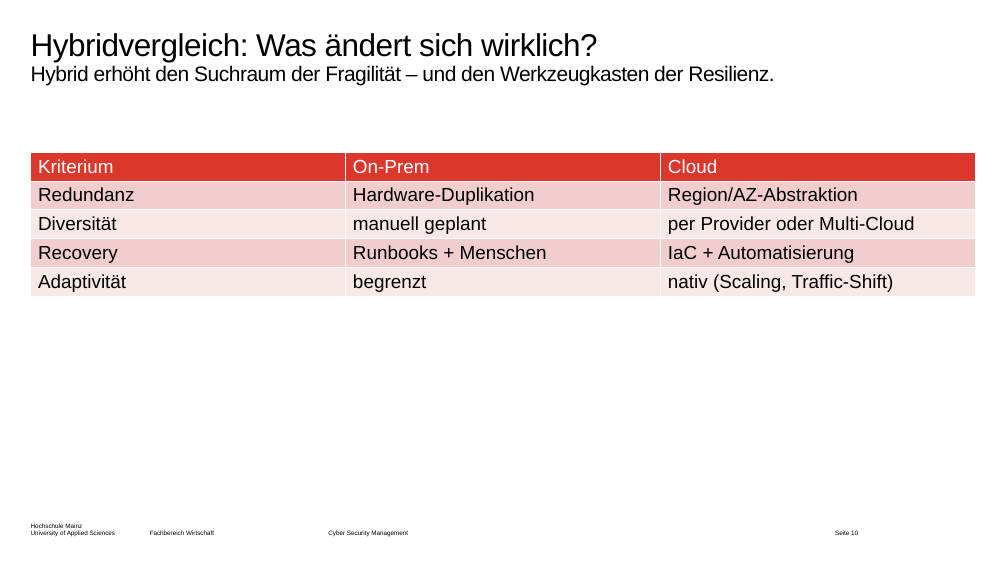
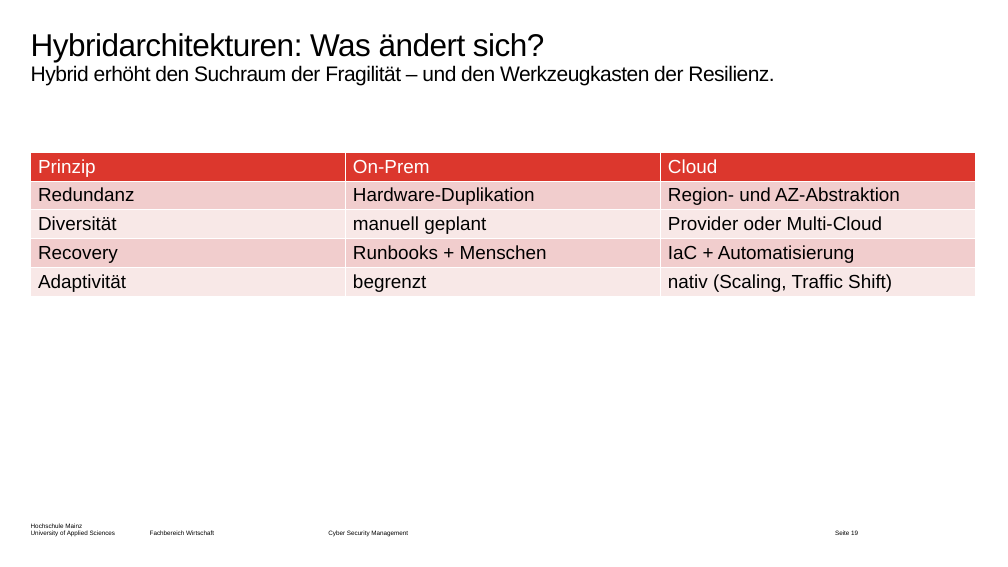
Before and after one commit to dlo-delphi/csm-cyber_resilienz-quarto, a slide deck: slide 19 of Präsentationen/Termin-03/_powerpoint/main.pptx (slide 10 before the commit). Drawn at 1008x567 pixels with LibreOffice and Linux fonts; fonts in the diff are those of the drawing; background and template pictures are left out. Boxes give left, top, right and bottom in pixels: in the first picture for what was removed or moved away, otherwise in the second. Text is boxed around its words. In the diff, an @@ line names an element or a change of style, - is before the commit and + after.

```diff
--- a/Präsentationen/Termin-03/_powerpoint/main.pptx
+++ b/Präsentationen/Termin-03/_powerpoint/main.pptx
@@ title at box(31, 33, 544, 62): text changed @@
-Hybridvergleich: Was ändert sich wirklich?
+Hybridarchitekturen: Was ändert sich?
@@ table at box(30, 152, 976, 503) @@
-row 1, column 1: Kriterium
+row 1, column 1: Prinzip
-row 2, column 3: Region/AZ-Abstraktion
+row 2, column 3: Region- und AZ-Abstraktion
-row 3, column 3: per Provider oder Multi-Cloud
+row 3, column 3: Provider oder Multi-Cloud
-row 5, column 3: nativ (Scaling, Traffic-Shift)
+row 5, column 3: nativ (Scaling, Traffic Shift)
@@ page number at box(835, 530, 858, 535): text changed @@
-Seite 10
+Seite 19
```
Also in this commit, not shown: 13 other slides changed, 12 slides added, 1 slide removed, 30 other files.
